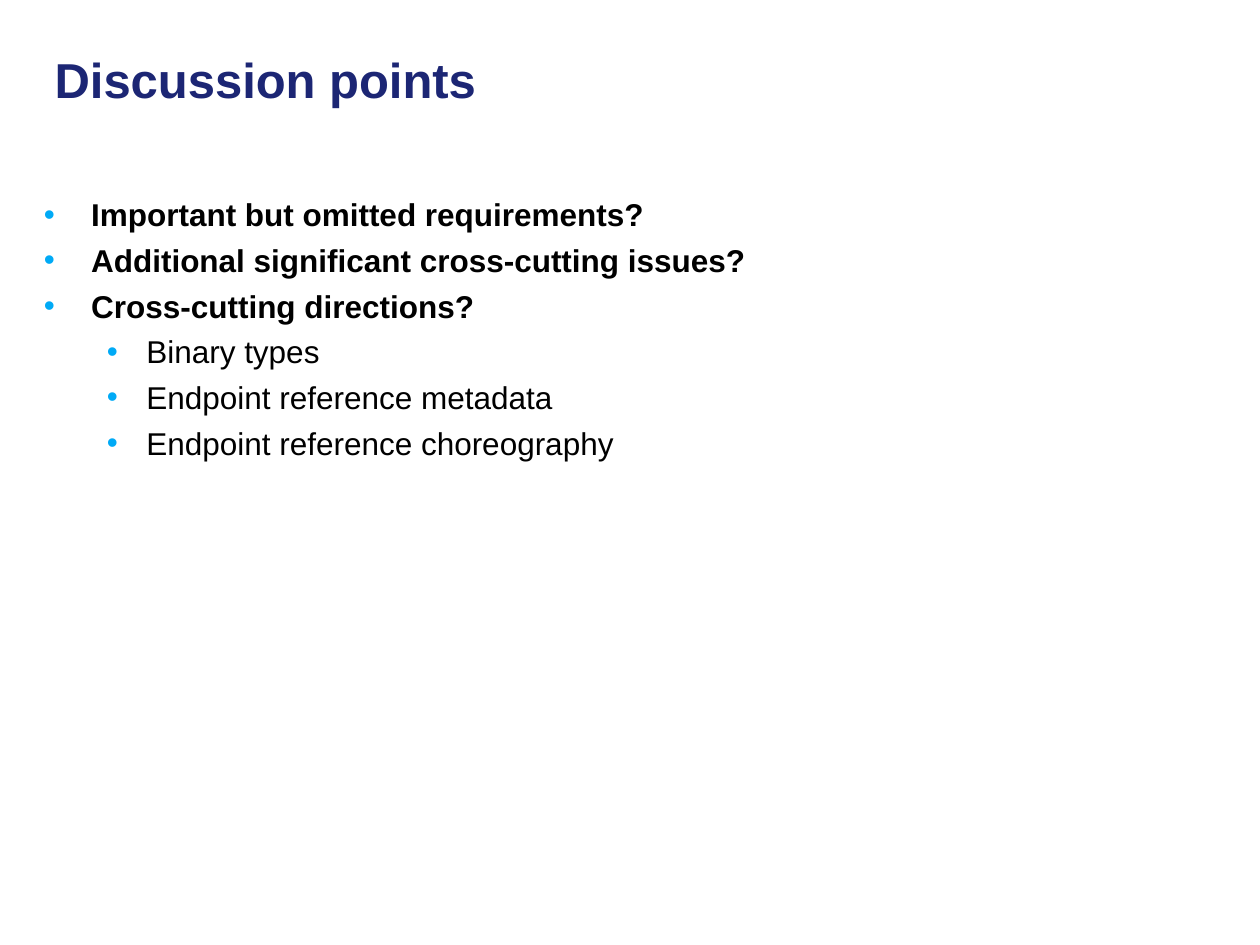
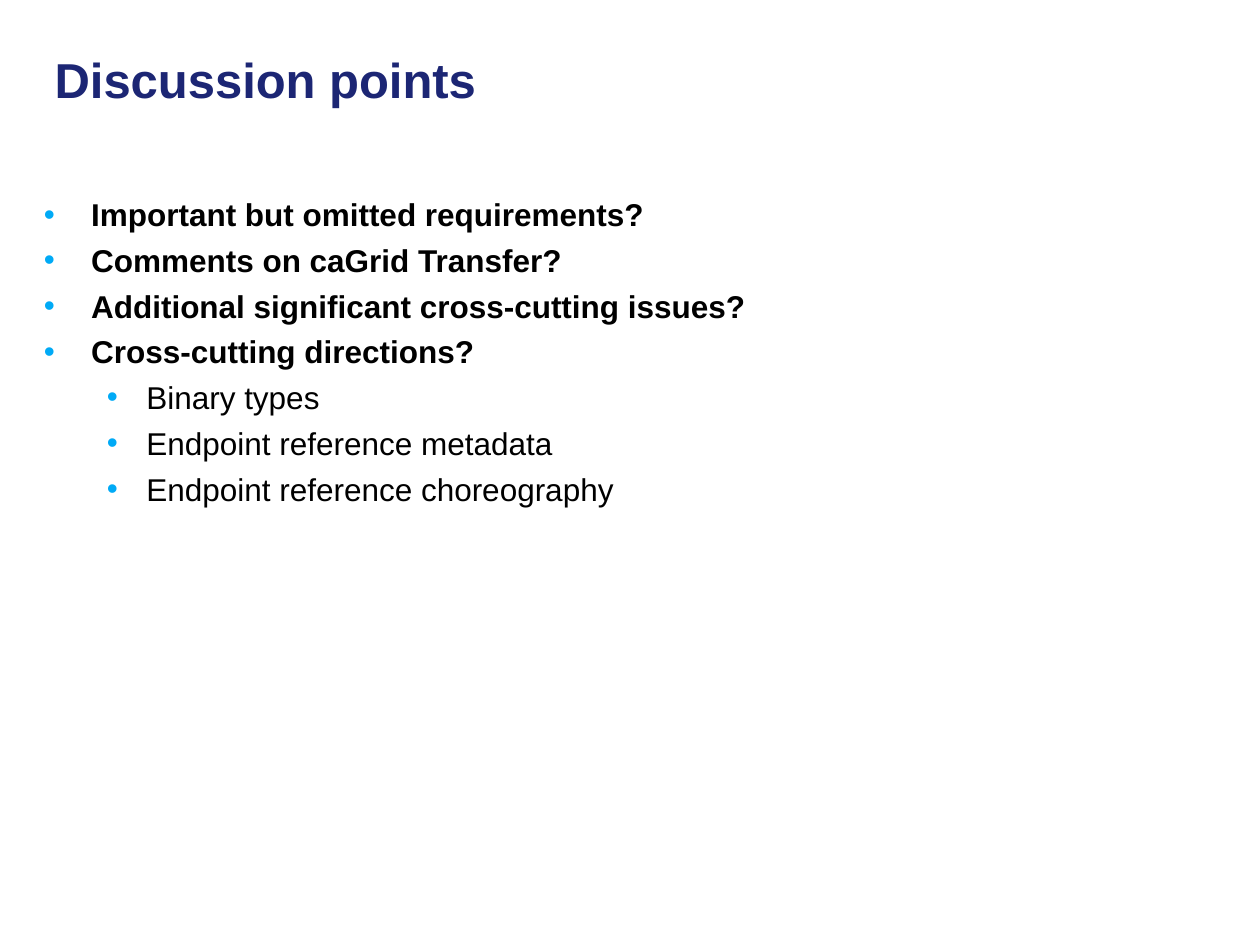
Before and after one commit to NCIP/cagrid-docs, a slide deck: slide 10 of presentations/200801_VCDE_ARCH/20080128_30_F2F_HTP.ppt. Drawn at 1260x945 pixels with LibreOffice and Linux fonts; fonts in the diff are those of the drawing; background and template pictures are left out. Boxes give left, top, right and bottom in pixels: in the first picture for what was removed or moved away, otherwise in the second. Text is boxed around its words. In the diff, an @@ line names an element or a change of style, - is before the commit and + after.

```diff
--- a/presentations/200801_VCDE_ARCH/20080128_30_F2F_HTP.ppt
+++ b/presentations/200801_VCDE_ARCH/20080128_30_F2F_HTP.ppt
@@ text at [91, 249, 561, 273]: paragraph added @@
+• Comments on caGrid Transfer?
```
Also in this commit, not shown: 6 other slides changed, 1 slide removed.
